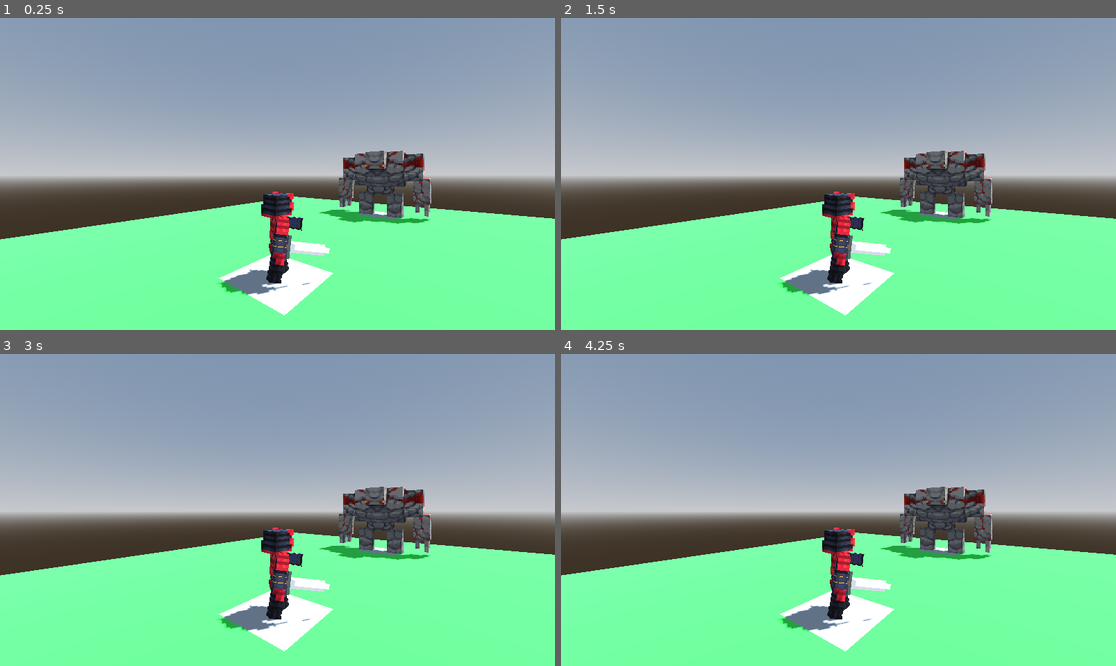
Above: before the commit, frames 1-4 (two rows, left to right).
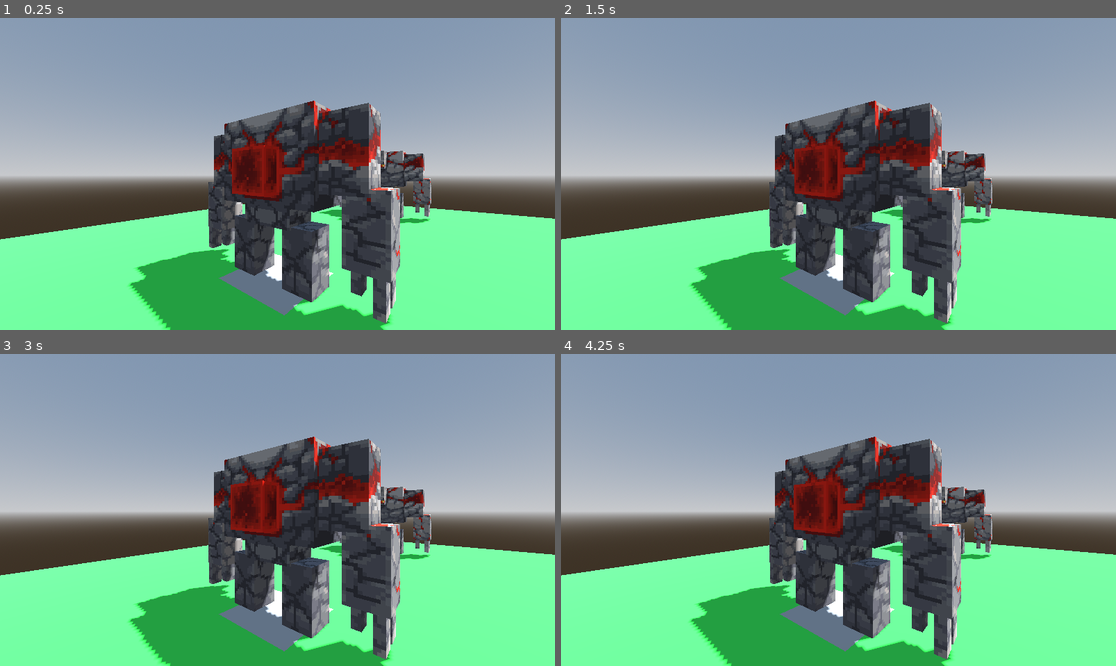
Above: after the commit, the same moments.

Repository: Comotcaiten/re_turnbase_project
Game: Godot game, scene res://test/level.tscn
Two runs of this game, one before a commit and one after it. Both use one fixed random seed, a clock stepped at 60 frames per second and the inputs below.
Inputs:
- Up to frame 1 (0.25 s): no input
- Up to frame 2 (1.5 s): tap Enter (ui_accept) at 0.5, 0.6, 0.77, 1.07, 1.25, 1.35 s
- Up to frame 3 (3 s): tap Enter (ui_accept) at 1.52, 1.82, 2.1, 2.85 s
- Up to frame 4 (4.25 s): tap Enter (ui_accept) at 3.02, 3.32, 3.5, 3.6, 3.77, 4.07 s; tap 1 (ui_skill_1) at 4.15 s

The runs differ from the first frame. In frame 1, 23% of the frame differs, in the area x 23-73%, y 26-100%; in frame 2, 23%; in frame 3, 23%; in frame 4, 23%.

Commit message:
luu y lam lai chuyen dong cua cac model

Diff:
--- a/lib/3d/model/ModelBlockBench.gd
+++ b/lib/3d/model/ModelBlockBench.gd
@@ -59,6 +59,16 @@
     if _name == null or _name.is_empty():
         return 0
     var exist = animation.has_animation(_name)
+    if exist:
+        animation.play(_name)
+    else:
+        return 0
+    return 1
+
+func run_animation_debug(_name: String) -> int:
+    if _name == null or _name.is_empty():
+        return 0
+    var exist = animation.has_animation(_name)
     print("[>] Run animation ", _name)
     print("[>] Get animation ", _name, ", ", exist)
     if exist:
--- a/lib/api/battle/BattleSystem.gd
+++ b/lib/api/battle/BattleSystem.gd
@@ -26,6 +26,7 @@
       _PerformCharacterTurn()
     TypeState.ActionChoice:
       _PerformActionChoice()
+      player.RunAnimation3D("idle")
       # print("Action Choice")
     TypeState.SkillChoice:
       _PerformSkillChoice()
@@ -92,9 +93,10 @@
   return 0
 
 func MyCurrentAction():
-  print("[>] current: ", current_action - 1, ", actions: ", actions.size())
-  if (current_action - 1) < actions.size():
-    print("[>] Action: ", actions[current_action - 1])
+  var current = max(0, current_action - 1)
+  print("[>] current: ", current, ", actions: ", actions.size())
+  if (current) < actions.size():
+    print("[>] Action: ", actions[current])
 
 func _PerformSkillChoice():
   if Input.is_action_just_pressed("ui_skill_1"):
@@ -113,15 +115,15 @@
   if Input.is_action_just_pressed("ui_accept"):
     MyCurrentSkill()
     _CheckHP()
-    if !enemy.hp <= 0:
+    if !enemy.character.hp <= 0:
       state = TypeState.CharacterTurn
   return 0
 
 func MyCurrentSkill():
   print("[>] current: ", current_skill - 1, ", skills: ", player.character.skills.size())
   if (current_skill - 1) < player.character.skills.size():
-    print("[>] Action: ", player.character.skills[current_skill - 1].name)
     _RunSkill(player, enemy, player.character.skills[current_skill - 1])
+    player.RunAnimation3D("fight")
 
 func _RunSkill(_source: BattleUnit, _target: BattleUnit, _skill: Skill):
   _skill.base._RunCore(_source.character, _target.character, _skill)
--- a/lib/api/battle/BattleUnit.gd
+++ b/lib/api/battle/BattleUnit.gd
@@ -29,8 +29,6 @@
 
 func SetUp():
 	# character = Character.new(base, level)
-	# # EquipmentItem()
-	# # character.AddItem(slot1)
 
 	# print("-----<BattelUnit SetUp>-----")
 	# hud.SetData(character)
@@ -65,5 +63,5 @@
 
 # Run
 func RunAnimation3D(_name: String) -> int:
-	model3D.animations()
+	# model3D.animations()
 	return model3D.run_animation(_name)
--- a/test/assect/Samurai.tres
+++ b/test/assect/Samurai.tres
@@ -1,7 +1,7 @@
 [gd_resource type="Resource" script_class="CharacterBase" load_steps=6 format=3 uid="uid://bf6mkcog668tu"]
 
+[ext_resource type="PackedScene" uid="uid://ck7aojg1drjji" path="res://test/model/red_golem/redstone_golem.gltf" id="1_0yu7r"]
 [ext_resource type="Script" path="res://lib/api/character/CharacterBase.gd" id="1_npux2"]
-[ext_resource type="PackedScene" uid="uid://b8luh6eikdjfb" path="res://test/model/samurai/samurai.gltf" id="1_s4h4t"]
 [ext_resource type="Script" path="res://lib/api/skill/SkillLearnable.gd" id="2_bhyi8"]
 [ext_resource type="Resource" uid="uid://dr1aum012owq2" path="res://test/assect/SKillA.tres" id="4_warsj"]
 
@@ -21,4 +21,4 @@
 speed = 10
 crit = 10
 skillLearables = Array[ExtResource("2_bhyi8")]([SubResource("Resource_2bvah")])
-model3D = ExtResource("1_s4h4t")
+model3D = ExtResource("1_0yu7r")
Not shown, changed: lib/3d/BlockBench/redstone_golem.bbmodel
